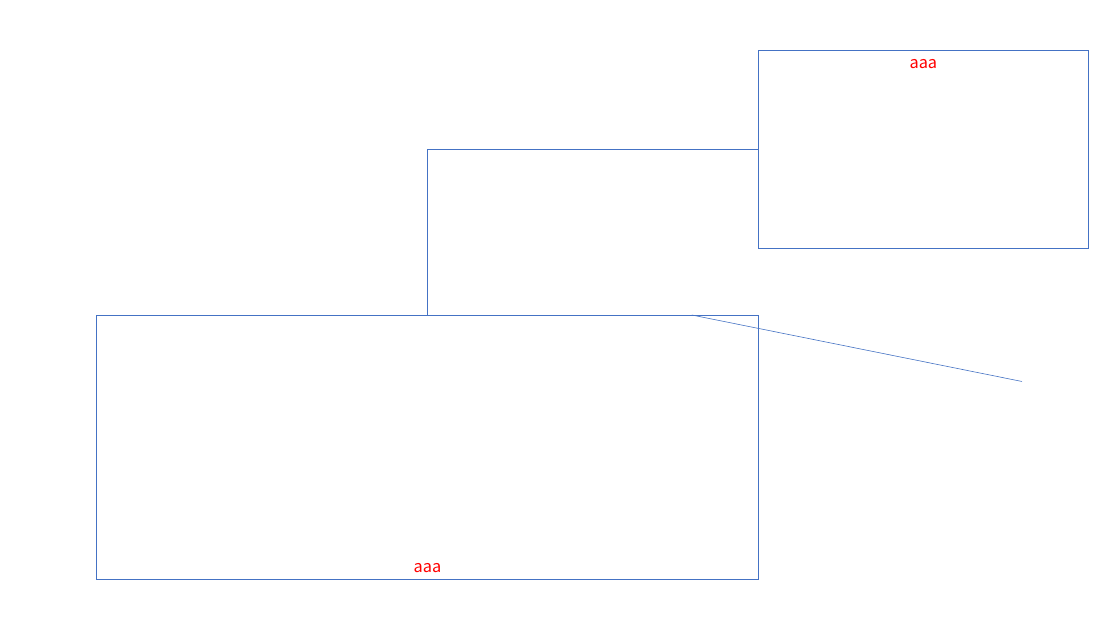
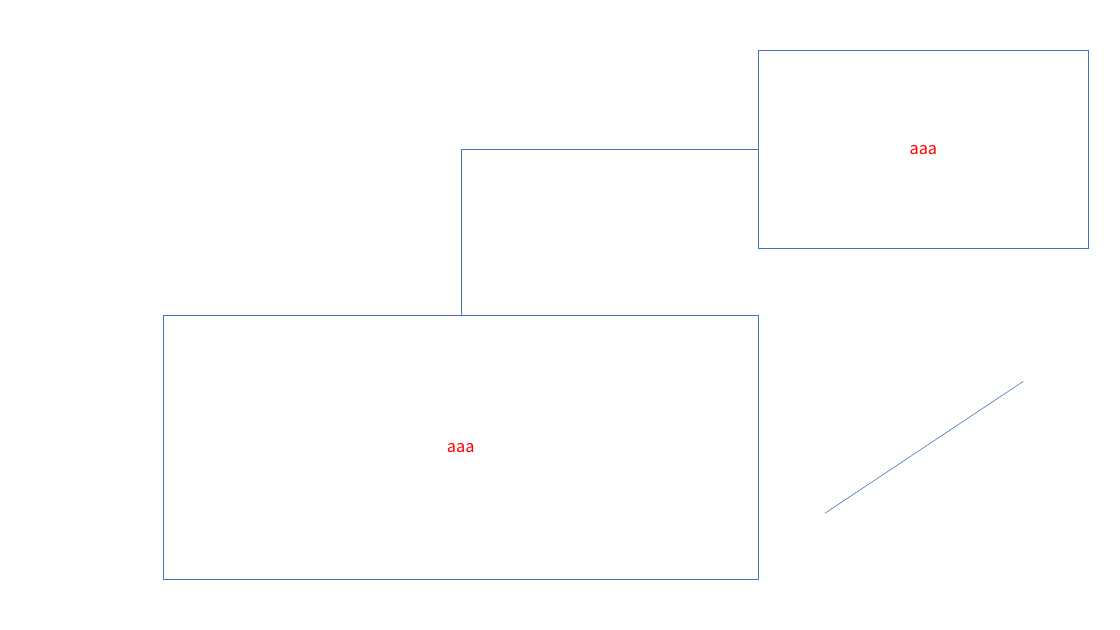
Before and after one commit to taizod1024/ppt-align-grid-addin, a slide deck: slide 1 of src/ppt-align-grid.pptm. Drawn at 1120x630 pixels with LibreOffice and Linux fonts; fonts in the diff are those of the drawing. Boxes give left, top, right and bottom in pixels: in the first picture for what was removed or moved away, otherwise in the second. Text is boxed around its words. In the diff, an @@ line names an element or a change of style, - is before the commit and + after.

```diff
--- a/src/ppt-align-grid.pptm
+++ b/src/ppt-align-grid.pptm
@@ subtitle "aaa" at [759,50,1089,249]: vertical alignment top to middle @@
@@ elbow line moved from (428, 315) - (759, 150) to (461, 315) - (759, 150) @@
@@ title "aaa": place and size @@
-title "aaa" at [97,315,759,580]
+title "aaa" at [163,315,758,580]
@@ title "aaa" at [163,315,758,580]: vertical alignment bottom to middle @@
@@ line moved from (692, 315) - (1023, 381) to (825, 513) - (1023, 381) @@
```
Also in this commit, not shown: 1 slide removed, 3 other files.
